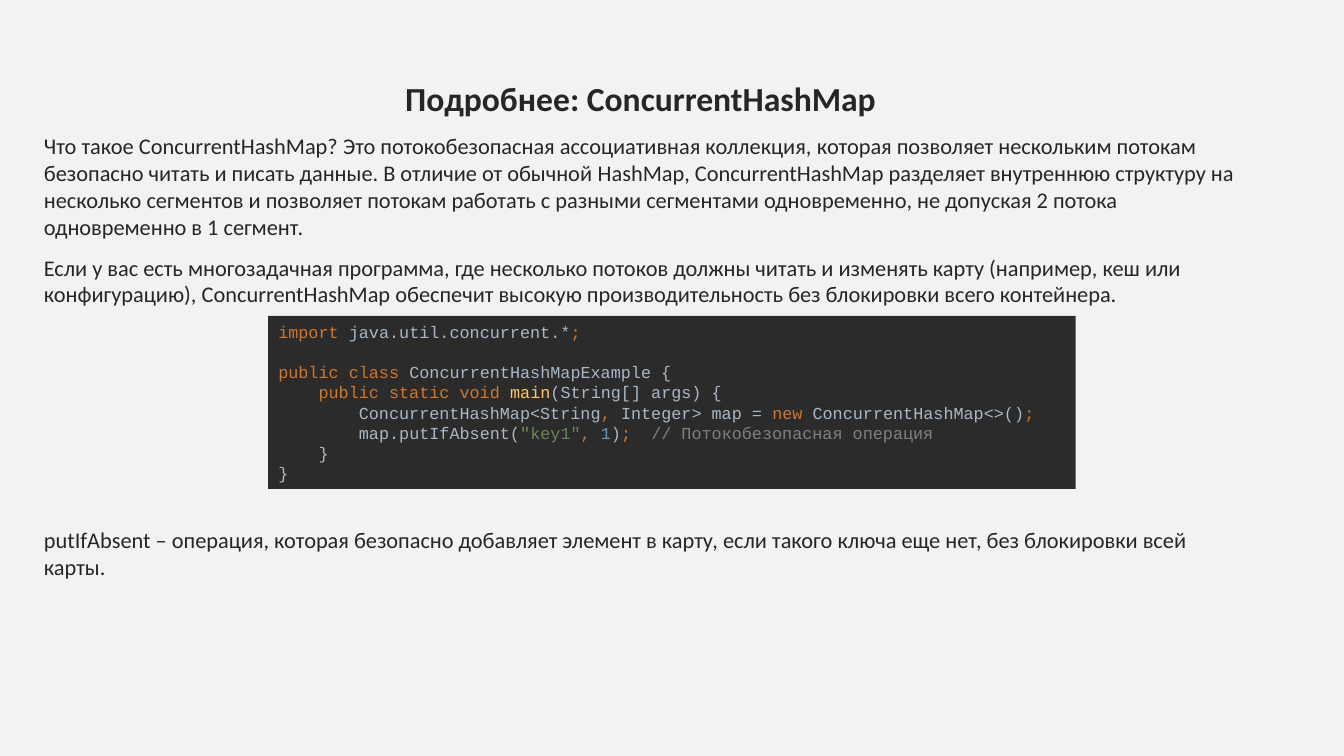
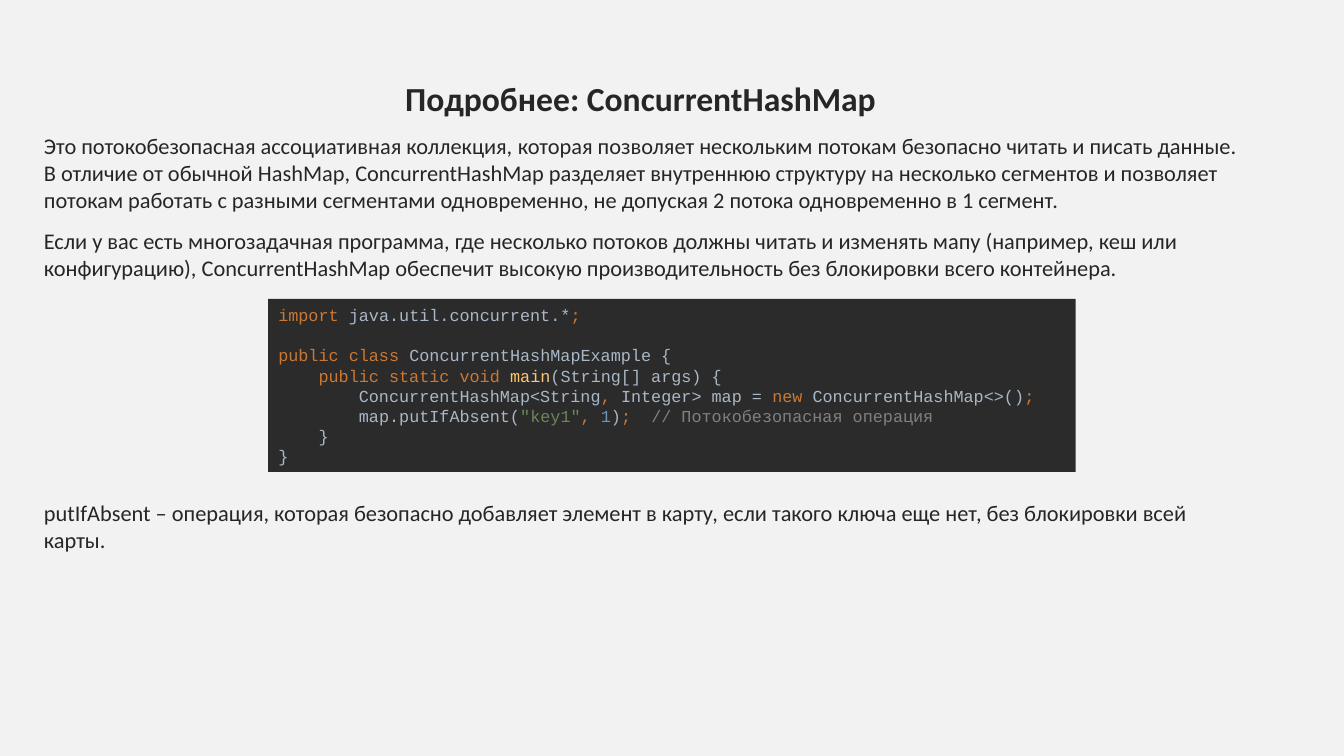
Before and after one commit to job-modelware-ru/java-2025-jD2kZ, a slide deck: slide 27 of team9-multithreading/Поддержка Параллелизма в Java.pptx. Drawn at 1344x756 pixels with LibreOffice and Linux fonts; fonts in the diff are those of the drawing. Boxes give left, top, right and bottom in pixels: in the first picture for what was removed or moved away, otherwise in the second. Text is boxed around its words. In the diff, an @@ line names an element or a change of style, - is before the commit and + after.

```diff
--- a/team9-multithreading/Поддержка Параллелизма в Java.pptx
+++ b/team9-multithreading/Поддержка Параллелизма в Java.pptx
@@ text at [44,139,1237,280]: text changed @@
-Что такое ConcurrentHashMap? Это потокобезопасная ассоциативная коллекция, которая позволяет нескольким потокам безопасно читать и писать данные. В отличие от обычной HashMap, ConcurrentHashMap разделяет внутреннюю структуру на несколько сегментов и позволяет потокам работать с разными сегментами одновременно, не допуская 2 потока одновременно в 1 сегмент.
-Если у вас есть многозадачная программа, где несколько потоков должны читать и изменять карту (например, кеш или конфигурацию), ConcurrentHashMap обеспечит высокую производительность без блокировки всего контейнера.
+Это потокобезопасная ассоциативная коллекция, которая позволяет нескольким потокам безопасно читать и писать данные. В отличие от обычной HashMap, ConcurrentHashMap разделяет внутреннюю структуру на несколько сегментов и позволяет потокам работать с разными сегментами одновременно, не допуская 2 потока одновременно в 1 сегмент.
+Если у вас есть многозадачная программа, где несколько потоков должны читать и изменять мапу (например, кеш или конфигурацию), ConcurrentHashMap обеспечит высокую производительность без блокировки всего контейнера.
@@ rectangle "import java.util.concurrent.*; public class ConcurrentHashMa ...": place and size @@
-rectangle "import java.util.concurrent.*; public class ConcurrentHashMa ..." at [268,316,1076,489]
+rectangle "import java.util.concurrent.*; public class ConcurrentHashMa ..." at [268,299,1076,473]
```
Also in this commit, not shown: 1 other slide changed, 9 other files.
